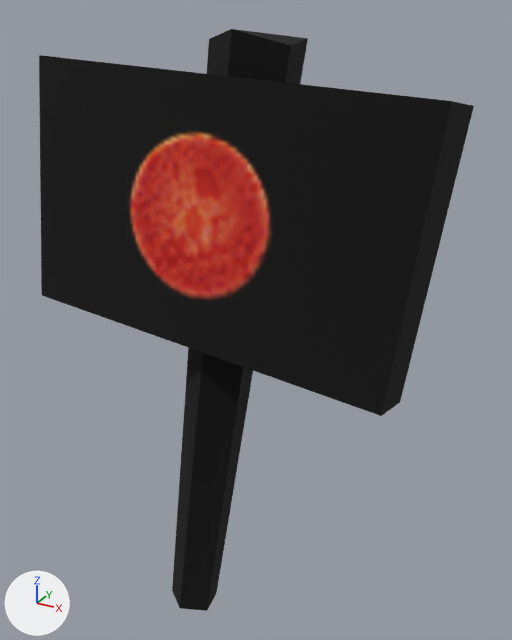
One commit to the glTF model Project/area/stage/2 dino jungle/data/environment/object/model/egg/SignRedDot.gltf: the scene before it, then after it.
One viewpoint serves both versions: a camera (50 mm lens) standing at (1.42, -1.0, 2.42) and looking at (0.15, 1.29, 1.27). Every picture has the same lights, and +X, +Y and +Z are marked at lower left.

In view in the first picture: 'SignRedDotMesh'.
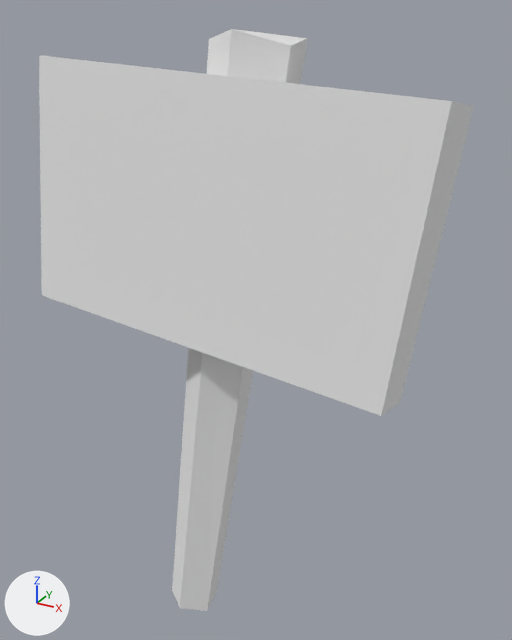
Boxes [x1, y1, x2, y2] around the edits, measured in the pictures (512 x 640 px):
'SignRedDotMesh', surface changed (black to grey)
    both: [39, 29, 474, 611]

The change, as a list of edits to the scene's bpy script:
```text
Change mat_egg_sign:
    where n2 = _N.new('ShaderNodeMix'); n2.name = 'Mix'
    add n2.inputs[7].default_value = (0.8, 0.8, 0.8, 1.0)  # 'B', white #e7e7e7
    remove n4 = _N.new('ShaderNodeTexImage'); n4.name = 'Image Texture'
    remove n4.image = img_egg_ptero_detail
    remove n5 = _N.new('ShaderNodeUVMap'); n5.name = 'UV Map'
    remove n5.uv_map = 'UVMap.001'
    where n3 = _N.new('ShaderNodeVertexColor'); n3.name = 'Color Attribute'
    remove _L.new(n3.outputs[0], n2.inputs[7])  # 'Color' to 'B'
    remove _L.new(n4.outputs[0], n2.inputs[6])  # 'Color' to 'A'
    remove _L.new(n5.outputs[0], n4.inputs[0])  # 'UV' to 'Vector'
    add _L.new(n3.outputs[0], n2.inputs[6])  # 'Color' to 'A'
```
